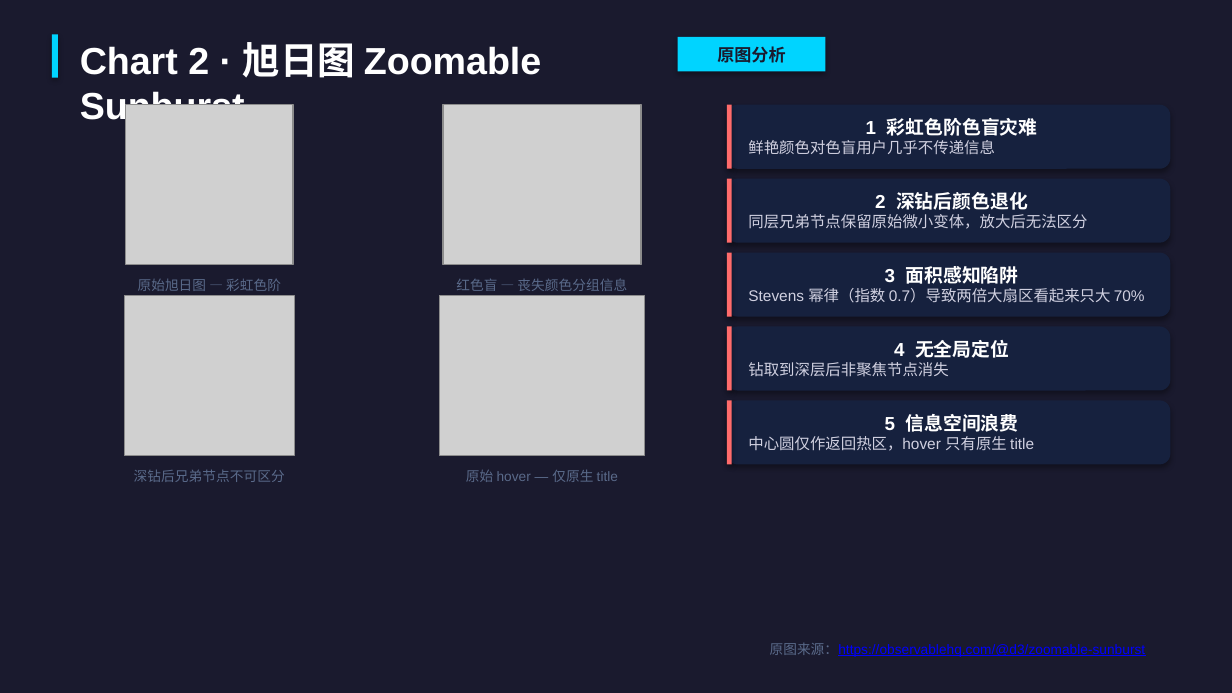
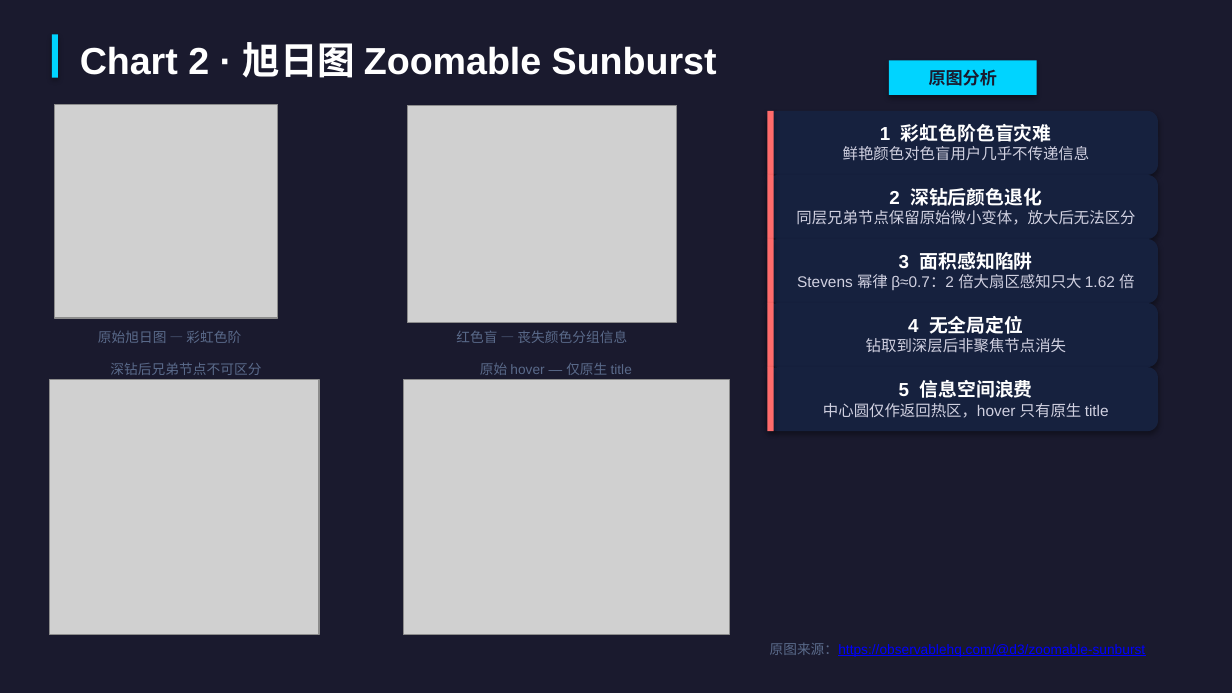
Before and after one commit to STU-VAD/Assignment-2, a slide deck: slide 6 of ppt/数据可视化作业汇报.pptx. Drawn at 1232x693 pixels with LibreOffice and Linux fonts; fonts in the diff are those of the drawing; grey boxes stand for pictures. Boxes give left, top, right and bottom in pixels: in the first picture for what was removed or moved away, otherwise in the second. Text is boxed around its words. In the diff, an @@ line names an element or a change of style, - is before the commit and + after.

Commit message:
fix: 修复 PPT 布局遮挡问题，替换气泡图重复图片
- 替换气泡地图原图分析中相似的全局概览图为悬停提示图
- 修复第5页 Stevens 理论说明与指标卡片重叠
- 修复第6页问题卡片间距过紧
- 修复第9页问题卡片与 Weber-Fechner 说明重叠
- 调整第3/4/7/8/10页图片高度和标签间距，改善整体观感

```diff
--- a/ppt/数据可视化作业汇报.pptx
+++ b/ppt/数据可视化作业汇报.pptx
@@ text "Chart 2 · 旭日图 Zoomable ..." rewrapped from [80, 42, 541, 127] to [80, 42, 717, 78] @@
@@ rectangle "原图分析": place and size @@
-rectangle "原图分析" at [678, 37, 825, 71]
+rectangle "原图分析" at [888, 60, 1036, 95]
@@ picture: place and size @@
-picture at [126, 105, 293, 265]
+picture at [54, 105, 277, 318]
@@ picture: place and size @@
-picture at [444, 105, 642, 265]
+picture at [408, 105, 678, 323]
@@ rounded rectangle "1 彩虹色阶色盲灾难": place and size @@
-rounded rectangle "1 彩虹色阶色盲灾难" at [727, 105, 1170, 169]
+rounded rectangle "1 彩虹色阶色盲灾难" at [768, 111, 1158, 175]
@@ rectangle: place and size @@
-rectangle at [727, 105, 732, 169]
+rectangle at [768, 111, 774, 175]
@@ text in rounded rectangle at [843, 146, 1090, 161]: alignment left to centre @@
@@ rounded rectangle "2 深钻后颜色退化": place and size @@
-rounded rectangle "2 深钻后颜色退化" at [727, 179, 1170, 243]
+rounded rectangle "2 深钻后颜色退化" at [768, 175, 1158, 239]
@@ rectangle: place and size @@
-rectangle at [727, 179, 732, 243]
+rectangle at [768, 175, 774, 239]
@@ proportions changed in 5 elements at [768, 175, 1158, 239], [768, 111, 1158, 175], [768, 303, 1158, 367], [768, 367, 1158, 431], [768, 239, 1158, 303] @@
@@ rectangle: place and size @@
-rectangle at [727, 253, 732, 317]
+rectangle at [768, 239, 774, 303]
@@ rounded rectangle "3 面积感知陷阱": place and size @@
-rounded rectangle "3 面积感知陷阱" at [727, 253, 1170, 317]
+rounded rectangle "3 面积感知陷阱" at [768, 239, 1158, 303]
@@ text in rounded rectangle at [796, 210, 1135, 225]: alignment left to centre @@
@@ text in rounded rectangle at [797, 274, 1134, 290]: text changed @@
-Stevens 幂律（指数 0.7）导致两倍大扇区看起来只大 70%
+Stevens 幂律 β≈0.7：2 倍大扇区感知只大 1.62 倍
@@ text "原始旭日图 — 彩虹色阶": place and size @@
-text "原始旭日图 — 彩虹色阶" at [138, 279, 281, 291]
+text "原始旭日图 — 彩虹色阶" at [98, 330, 241, 343]
@@ text "红色盲 — 丧失颜色分组信息": place and size @@
-text "红色盲 — 丧失颜色分组信息" at [456, 278, 627, 291]
+text "红色盲 — 丧失颜色分组信息" at [456, 330, 627, 343]
@@ rounded rectangle "4 无全局定位": place and size @@
-rounded rectangle "4 无全局定位" at [727, 326, 1170, 391]
+rounded rectangle "4 无全局定位" at [768, 303, 1158, 367]
@@ rectangle: place and size @@
-rectangle at [727, 326, 732, 391]
+rectangle at [768, 303, 774, 367]
@@ text "深钻后兄弟节点不可区分": place and size @@
-text "深钻后兄弟节点不可区分" at [134, 469, 285, 482]
+text "深钻后兄弟节点不可区分" at [110, 362, 261, 375]
@@ text "原始 hover — 仅原生 title": place and size @@
-text "原始 hover — 仅原生 title" at [466, 469, 618, 482]
+text "原始 hover — 仅原生 title" at [480, 362, 632, 375]
@@ text in rounded rectangle at [866, 338, 1066, 353]: alignment left to centre @@
@@ picture: place and size @@
-picture at [124, 296, 294, 456]
+picture at [49, 379, 319, 634]
@@ picture: place and size @@
-picture at [440, 296, 644, 456]
+picture at [403, 379, 729, 634]
@@ rounded rectangle "5 信息空间浪费": place and size @@
-rounded rectangle "5 信息空间浪费" at [727, 400, 1170, 464]
+rounded rectangle "5 信息空间浪费" at [768, 367, 1158, 431]
@@ rectangle: place and size @@
-rectangle at [727, 400, 732, 464]
+rectangle at [768, 367, 774, 431]
@@ text in rounded rectangle at [823, 403, 1109, 418]: alignment left to centre @@
```
Also in this commit, not shown: 12 other slides changed, 2 other files.
